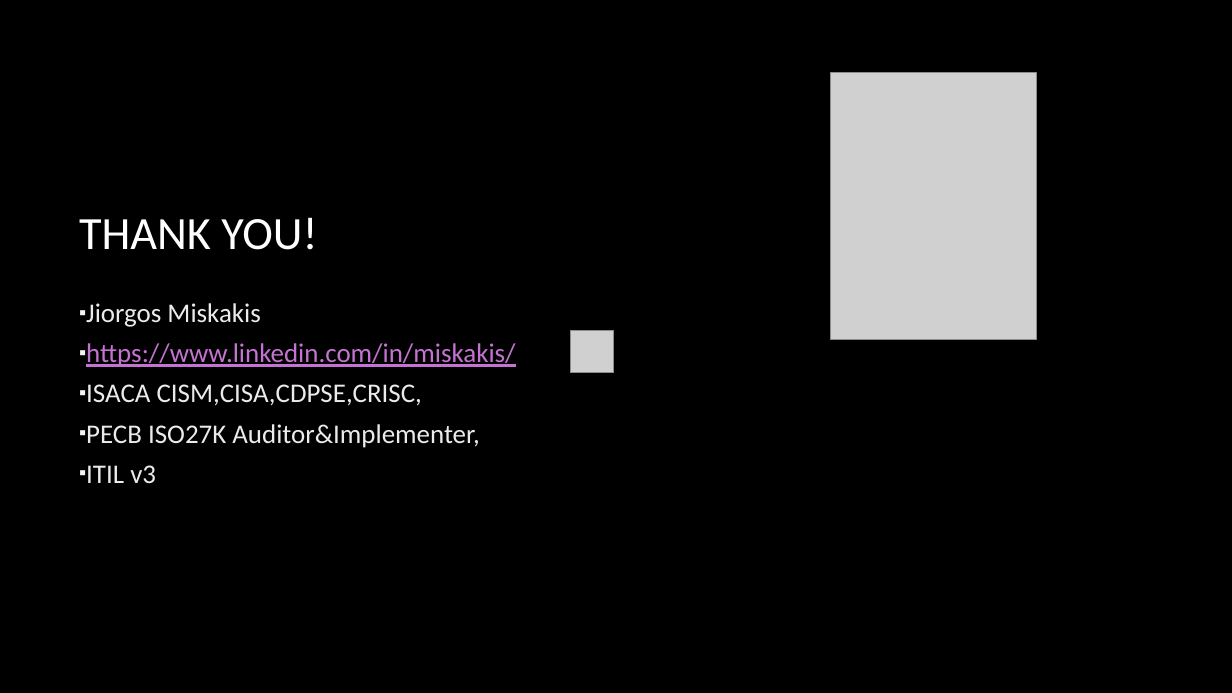
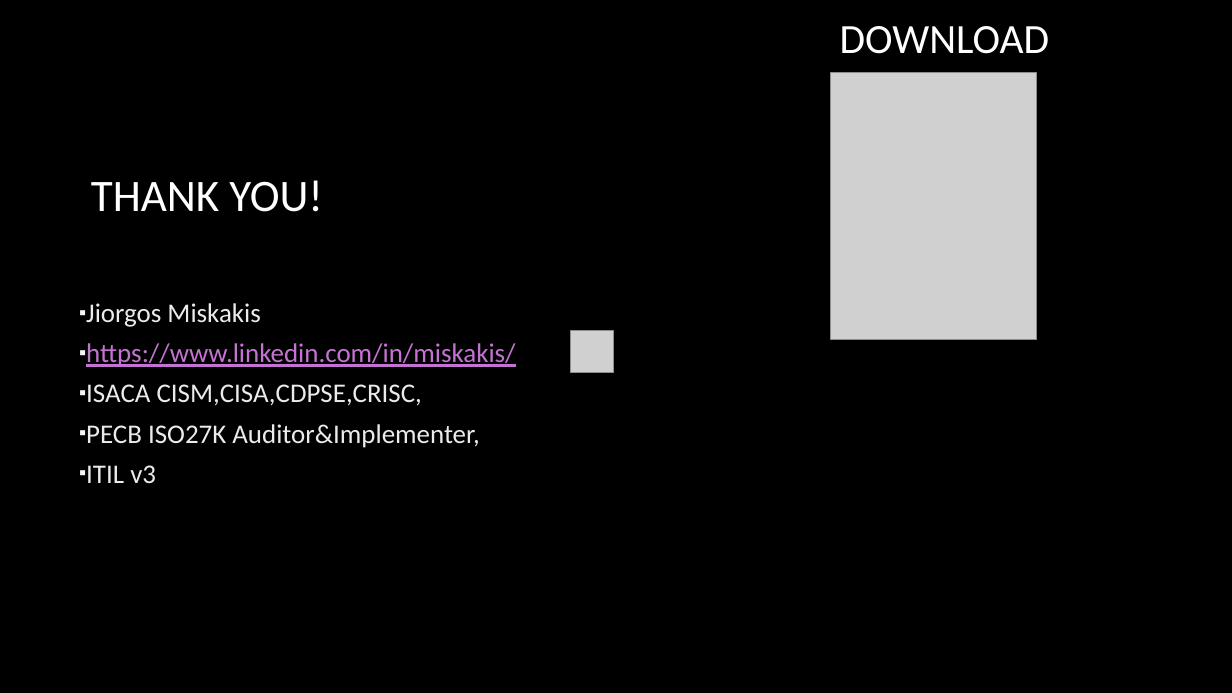
Before and after one commit to misge-dotcom/LSZ_2025, a slide deck: slide 13 of Cyber Risk from Theory to Practice LSZ2025.pptx. Drawn at 1232x693 pixels with LibreOffice and Linux fonts; fonts in the diff are those of the drawing; grey boxes stand for pictures; background and template pictures are left out. Boxes give left, top, right and bottom in pixels: in the first picture for what was removed or moved away, otherwise in the second. Text is boxed around its words. In the diff, an @@ line names an element or a change of style, - is before the commit and + after.

```diff
--- a/Cyber Risk from Theory to Practice LSZ2025.pptx
+++ b/Cyber Risk from Theory to Practice LSZ2025.pptx
@@ title added at (840,26,1050,54), 32.4 pt, text #FFFFFF @@
+DOWNLOAD
@@ text "THANK YOU!": place and size @@
-text "THANK YOU!" at (79,217,317,250)
+text "THANK YOU!" at (91,180,323,212)
@@ text "THANK YOU!" at (91,180,323,212): size 36 to 35.1 pt @@
```
Also in this commit, not shown: 2 other slides changed.
